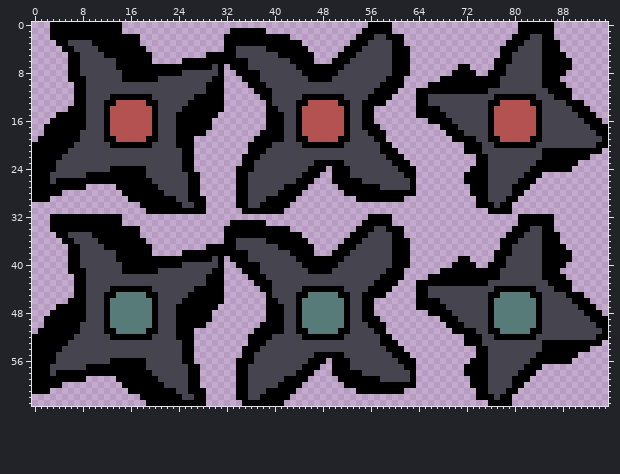
Edited in one commit: sprite sheet (src/img/blades.png). That is the earlier state.
The file is 96x64 pixels.
The same view after the edit:
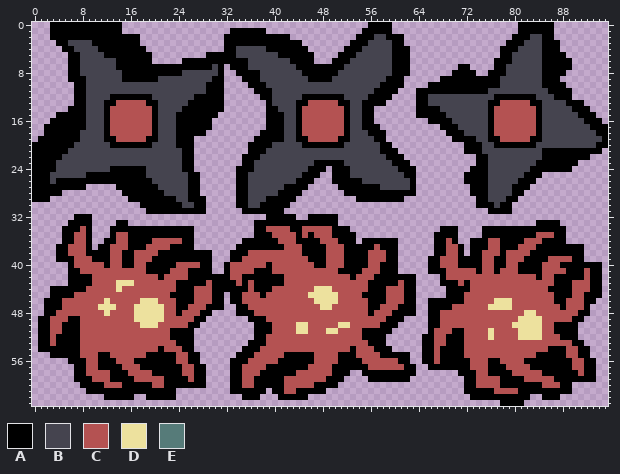
Palette (. is transparent): A #000000  B #45444f  C #b45252  D #ede19e  E #567b79
Changes in this commit:
Changed rows in their new state; - is an unchanged pixel.
first column x 0:
32 ---....---.....------------------------AAAAA--AAAAA-----....---------------------......---------
33 ---...----....-A-----------------....--AAAAAAAAAAAA----.....---------------------...---A--------
34 ---..---C-...-----AAAAAAAAA-----.....--CCCCAACCCCCAAA-........------AAA----AAAAA---AA--AA-------
35 ----.-ACCA...-CC--AAAAAAAAA-----.....---CCCC-CACCCAAA-........-----AAAA----AAAA---AACCC-A-------
36 -------CCA..--CC---ACCCCCAA-----...AAAA--CCC--AACCCA--.AAAAA-..----AACA--AAACC---ACCC---A-------
37 ----AACCCA.A-CCC---CCCCAAAA--.....AAAAAAA-CCC--AACCC--AAACAA-..----AACCA-AAACC--ACCCA----AAA----
38 ----AACCCAAAACC--CCCCAAAA-----...---CCCCCCCCC--AACCC-AAACCCA-..----AACCA-AACCC-CCCCAA-----AA----
39 ----AA-CCCAAACC--CCC----------..---CCCCCCCCCCC---CCCAAAACCCA-..---AACCC--AACC--CCCAAA-CCCCAA----
40 -------CCCCCACC--CC-----CCCCAA..ACCCCCCACCCCCCC--CCCAAAACCAA-..---AACCC---ACC--CCAAAACCC-AAAAAA-
41 --------CCCCCCCCCCC--AACCCAAAA..ACCCC-AACCCCCCCCCCCAAAACCCA--.----AA-CCCCC-CC-CCCAAAACCCCAAACAA-
42 ------A--ACCCCCCCCCCCACCCCAAA---ACCA---AAACCCCCCCCCCCACCCA----AA--..-CCCCCCCCCCCCCCCACC--AAACAA-
43 ------A--ACCCCDDDCCCCCCCAAAAAC--AACAC---AACCCCCCCCCCCCCCA----CAA....---C-CCCCCCCCCCCCCC---CCCAA-
44 ---AAAA--CCCCCDCCCCCCCCCAAACCC--AAAACA--CCCCCCCDDDCCCCCC---CCCAA.....AAAACCCCCCCCCCCCCA---CCCAA-
45 ---AAAACCCCCCCCCCCCCCCCAAA-CCC---AACCCACCCCCCCDDDDDCCCC----CCCAA.....AAACCCCCCCCCCCCCCCAA-CCAAA-
46 --AAACCCCCCCDCCCCCDDDCCCA--CCC---AACCCCCCCCCCCCDDDDCCCCC-AACCCAA..--AAAACCCCCDDDCCCCCCCAACCC-A--
47 --AA-CCCCCCDDDCCCDDDDDCC--CCC--A--AACCCCCCCCCCCCDDCCCCCC-ACCCAAA..---ACCCCCCDDDDCCCCCCCCACCC-.--
48 --A-CCCCCCCCDCCCCDDDDDCC-CCC------AAACCCCCCCCCCCCCCCCCCC-CCCAAAA----CCCCCCCCCCCCCCDDCCCCCCCA-..-
49 -A-CCC--CCCCCCCCCDDDDDCCCCC--.------AAACCCCCCCCCCCCCCCCCCCCAAA----AACCCCCCCCCCCCCDDDDCCCCCAA....
50 -A-CC---CCCCCCCCCCDDDCCCCC--.--------A--CCCCDDCCCCCDDCCCCC-AA-----AACCCCCCCCCCCCDDDDDCCAAAA.....
51 ---CC---CCCCCCCCCCCCCCCA----------------CCCCDDCCCDDCCCCAA--A------ACCC--CCCCDCCCCDDDDCCAAAA.....
52 .--C---ACCCCCCCCCCCCCCCA------------.--CCCCCCCCCCCCCCCCAAA-.-----AACCAAACCCCDCCCCDDDDCCCAAA.....
53 .--C--AACCCCCCCCCCCCCCCCA--------------CCCCCCCCCCCCCCCCCAA-..----AACCAAACCCCCCCCCCCCCCCCCC--...-
54 .----AAACCCCCCCCCCCCCACCC-------------CCCCCCCCCCCCCCCACCCAA-..---AACAAAACCCCCCCCCCCCCC---CC-----
55 ...-AAAACCCAACCCCCCAAAAACC-A------A--CCCCCAAAAACCCC-AACCCCAA-----AACAAAACCCCCCCCCCCC-----CCAA---
56 ......AAACCAA-CCC--AAAAACC-A-----A--CCCCCAAAAA-CCCC--AACCCCCC--.-AACAAAAACCCAACCCCA-------CCAA--
57 .......AACC----CCC-AAAAAACC-A----A-CCCCAAAAAA-CCCC---AAACCCCCC----AAAAAA-CCCAAACCCC--AAAAACCAA--
58 .......--CCCC---CCCCAAAAACC-A----A-CCCAAAAAACCCCCC---..AAAAAAAA--------A--CCAAAACCCCCAAAAAACAA--
59 .......--ACCCA---CCCCCAAAAC-A----A-CCAAAAACCCCCCCAA-....--AAAAA.--------A-CCCCAA--CCCCCAAAAAAA--
60 .....---AAAACCC-----CCAAAA--A----A-CCAAAA-CCCCCAAAA-............--------A-CCCCAA--AAACCCAA------
61 ...------AAAAAAA--------.....----A--AAA.--CCAAAAA-----........----------AA--ACCCCAAAAAAAAA------
62 ------------AAAAA-.-----.....-----.-AA...--AAA---------------------------A---A--AAA--AAA--------
63 -------------------..........------.......----------------------------------..--AA--------------
Boxes around the changes in both pictures, in picture pixels (x1, y1, x2, y2):
changed: (32, 214, 608, 406)
